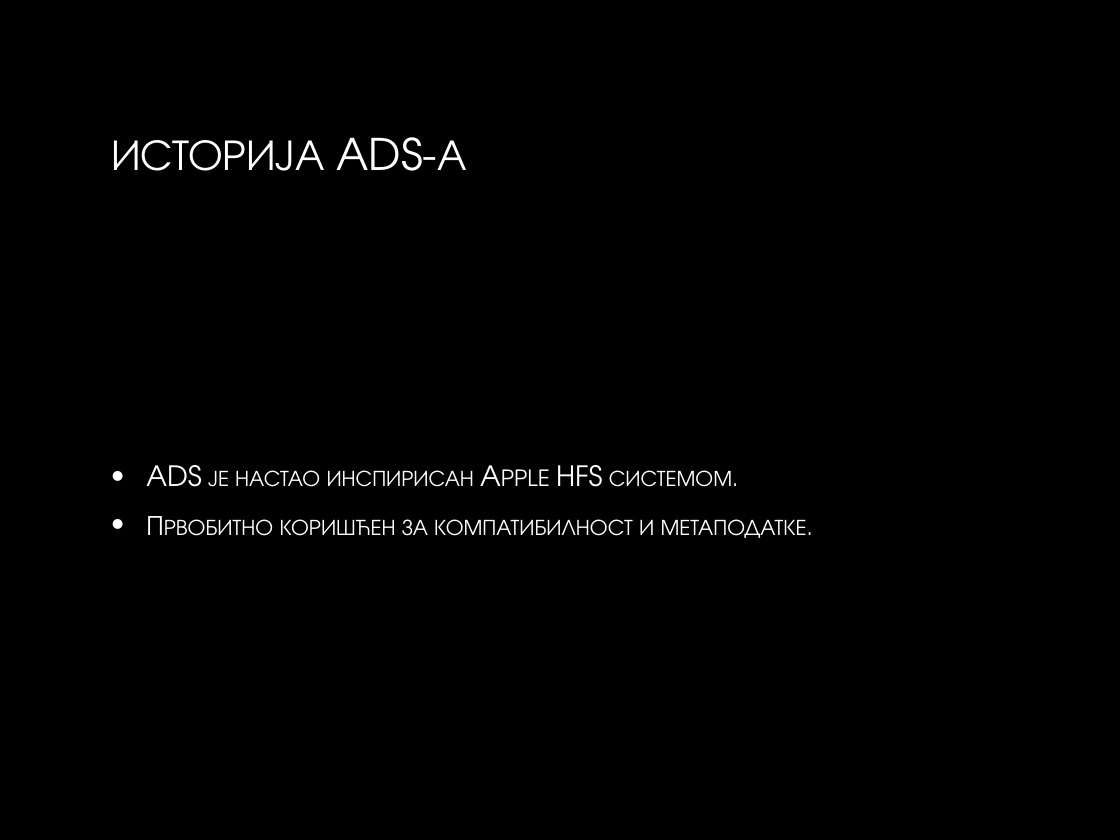
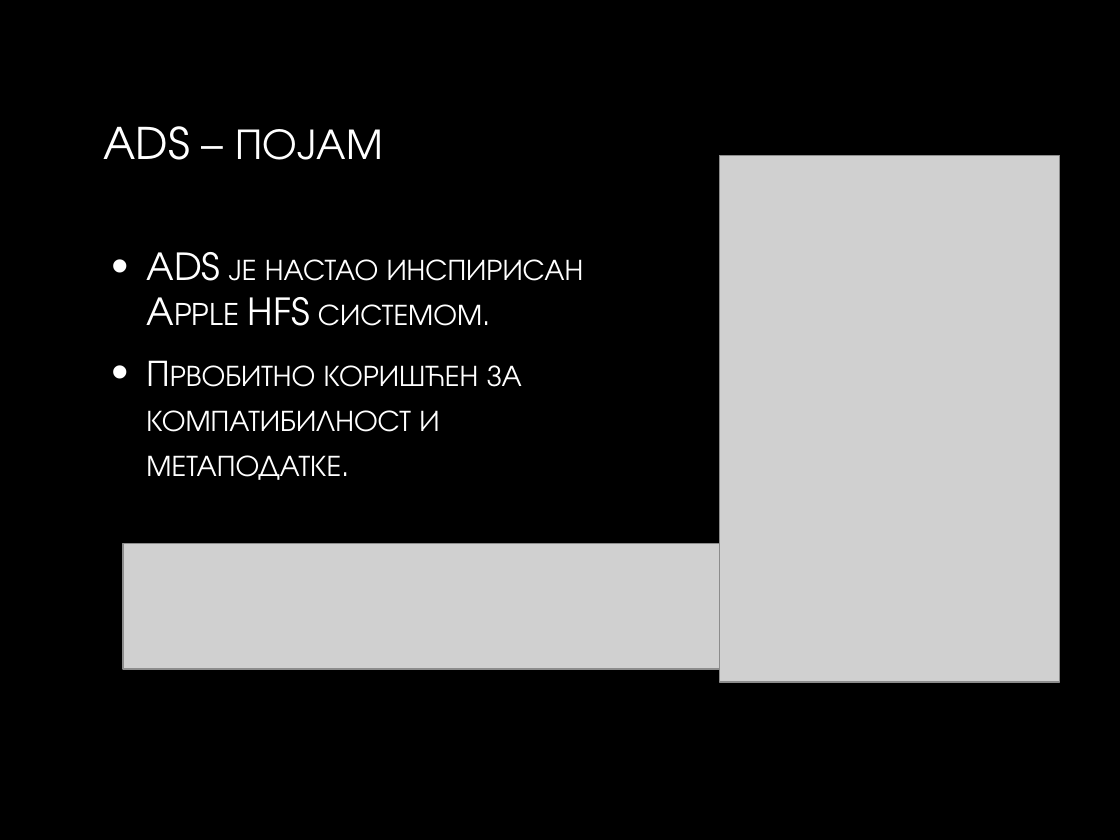
Before and after one commit to Vukasin211/Windows-Alternative-Data-Streams, a slide deck: slide 6 of ADS_Seminar.pptx (slide 11 before the commit). Drawn at 1120x840 pixels with LibreOffice and Linux fonts; fonts in the diff are those of the drawing; grey boxes stand for pictures; background and template pictures are left out. Boxes give left, top, right and bottom in pixels: in the first picture for what was removed or moved away, otherwise in the second. Text is boxed around its words. In the diff, an @@ line names an element or a change of style, - is before the commit and + after.

```diff
--- a/ADS_Seminar.pptx
+++ b/ADS_Seminar.pptx
@@ title at <box>104,126,383,160</box>: text changed @@
-ИСТОРИЈА ADS-А
+ADS – ПОЈАМ
@@ picture added at <box>719,156,1058,682</box> @@
@@ text "ADS је настао инспирисан Apple ...": place and size @@
-text "ADS је настао инспирисан Apple ..." at <box>146,465,807,538</box>
+text "ADS је настао инспирисан Apple ..." at <box>146,252,584,480</box>
@@ text "ADS је настао инспирисан Apple ..." at <box>146,252,584,480</box>: size 18 to 24 pt; more space between paragraphs @@
@@ picture added at <box>123,543,735,669</box> @@
```
Also in this commit, not shown: 7 other slides changed, 8 slides added, 13 slides removed, 1 other file.
